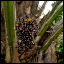
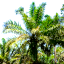
Layered file, before and after one edit (64x64). Changes by layer:
removed layer "temp" over [0, 0, 64, 64]
renamed "normal_Indonesia-0181-Bukit-Lawang-Oelpalme-201511.jpg" to "475px-Elaeis_guineensis_-_Fruit_and_Spice_Park_-_Homestead,_Florida_-_DSC09011.…", painted on it over [0, 0, 64, 64]
